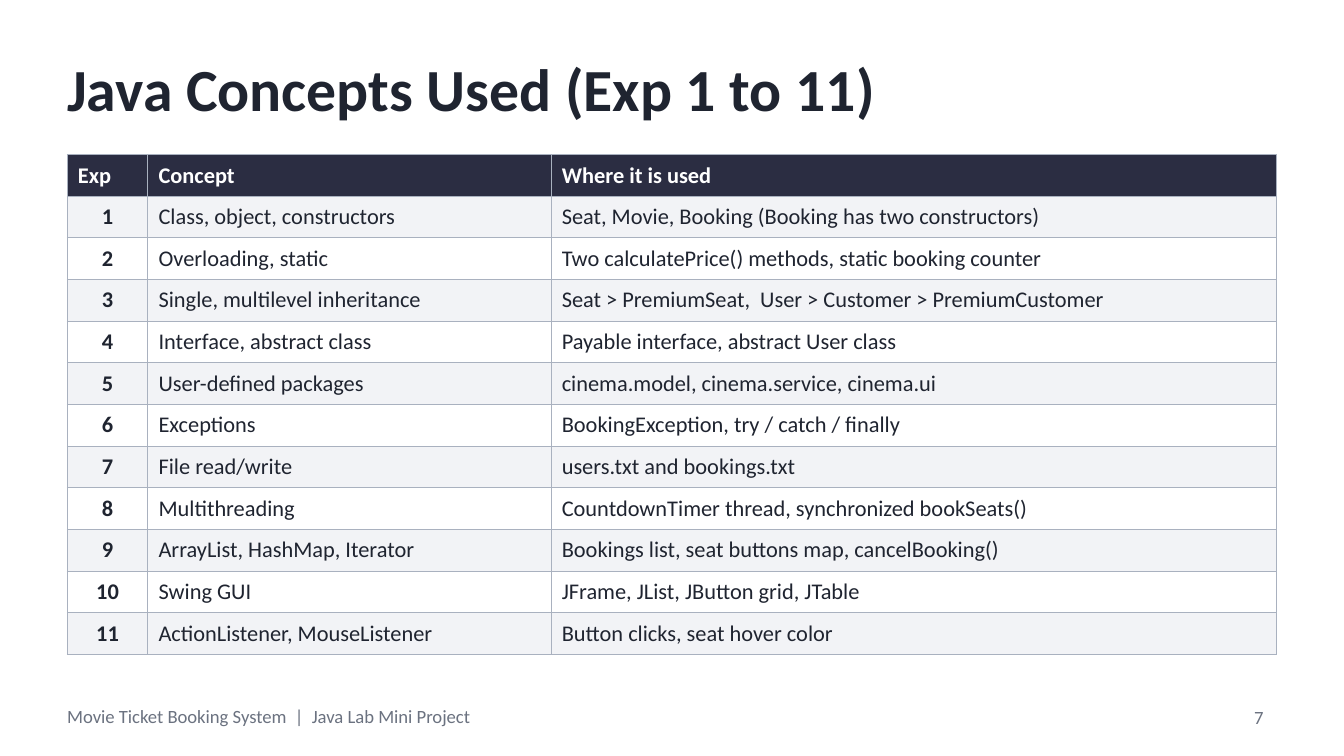
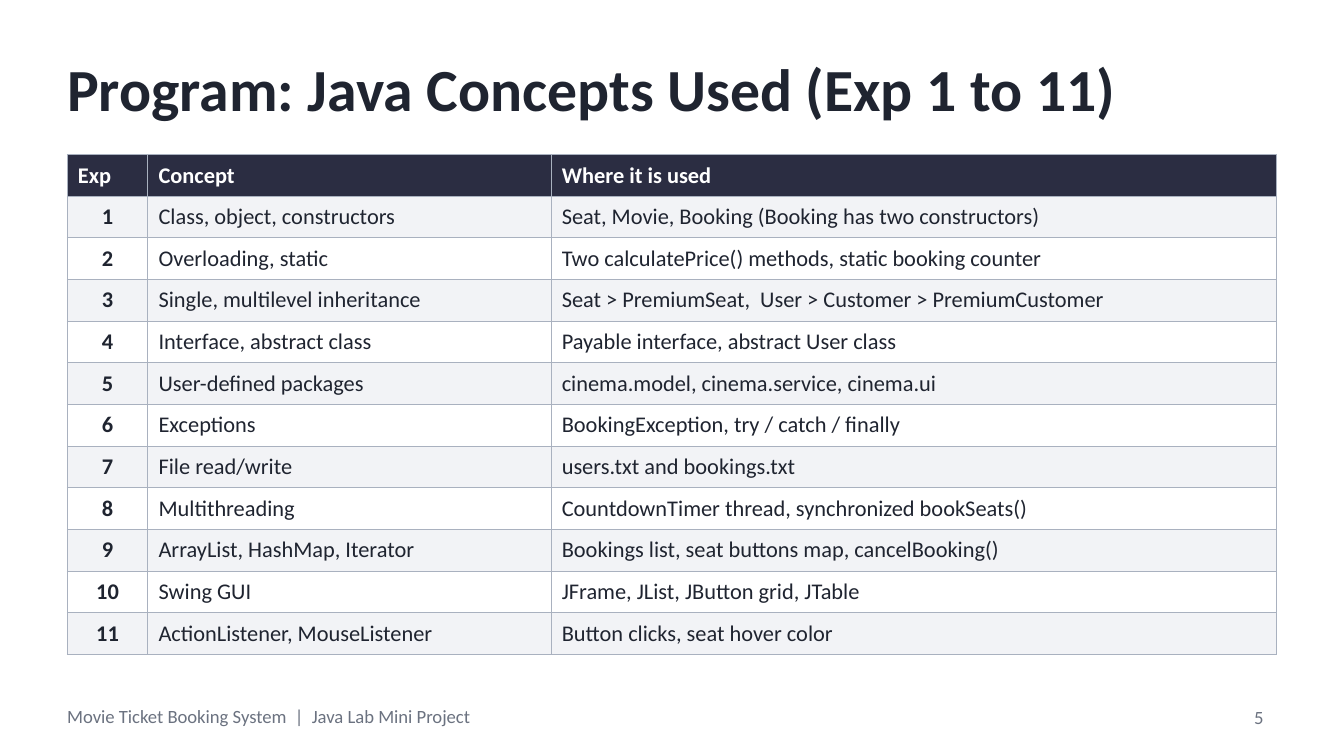
Before and after one commit to ThatOneRahul/Movie-Ticket-Booking-System, a slide deck: slide 5 of Movie Ticket Booking System - Presentation.pptx (slide 7 before the commit). Drawn at 1344x756 pixels with LibreOffice and Linux fonts; fonts in the diff are those of the drawing. Boxes give left, top, right and bottom in pixels: in the first picture for what was removed or moved away, otherwise in the second. Text is boxed around its words. In the diff, an @@ line names an element or a change of style, - is before the commit and + after.

Commit message:
Redo presentation as Title, Problem Statement, Objective, Program and Output

```diff
--- a/Movie Ticket Booking System - Presentation.pptx
+++ b/Movie Ticket Booking System - Presentation.pptx
@@ title at <box>67,67,1115,121</box>: text changed @@
-Java Concepts Used (Exp 1 to 11)
+Program: Java Concepts Used (Exp 1 to 11)
@@ page number at <box>1254,712,1263,724</box>: text changed @@
-7
+5
```
Also in this commit, not shown: 3 other slides changed, 2 slides added, 4 slides removed, 1 other file.
